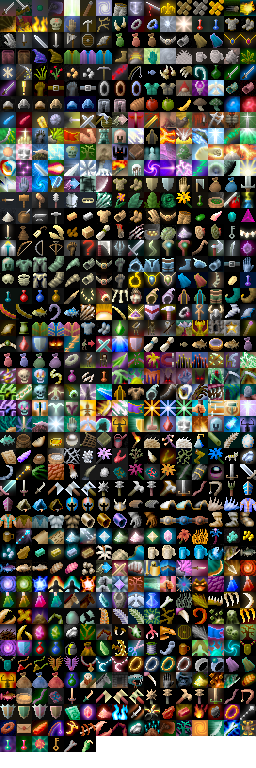
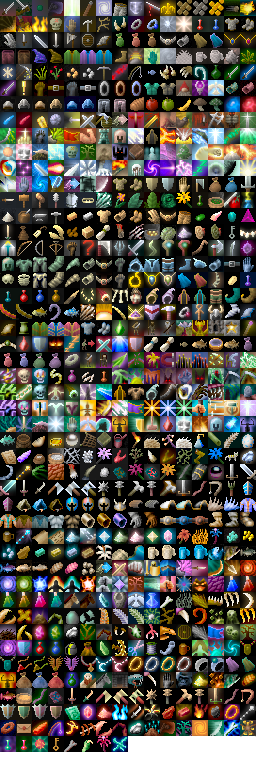
Revision of a layered w=256, h=768 image; what changed, layer by layer:
painted on "Background" over [113, 737, 127, 751]
painted on "shade" over [96, 736, 128, 752]
